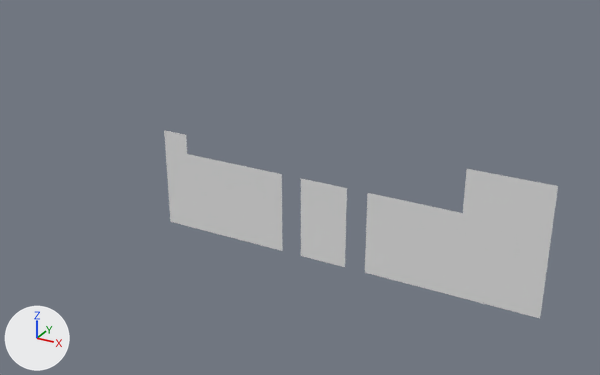
An edit to the OBJ model Assets/Tiled2Unity/Meshes/ld33Tilemap.obj, drawn before and after from the same camera.
Before and after are seen from a 50 mm lens placed at (5.3, -29.4, -13.9), pointed at (-11.1, 0.3, -28.8). Lighting does not change. The marker at lower left points along +X, +Y and +Z. Where no turn or scale is listed for an object, it has been applied to the vertices.

Objects in the first picture: 'ld33Tilemap'.
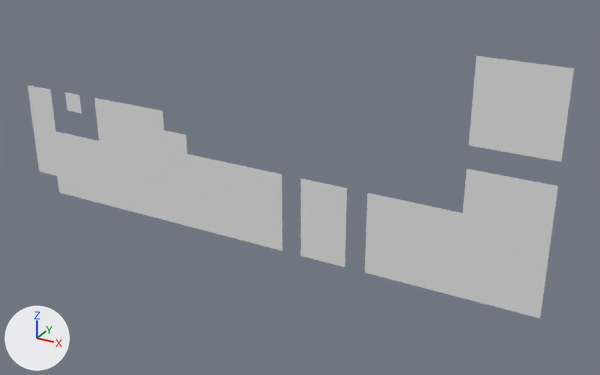
Changed parts and their boxes (x1, y1, x2, y2) in the pictures (600 x 375 px):
'ld33Tilemap', reshaped (38% wider, 39% taller)
    before: (164, 130, 558, 318)
    after: (28, 56, 574, 318)
part 1 of me_ld33tilemap, added
    after: (469, 56, 574, 162)
part 2 of me_ld33tilemap, added
    after: (65, 92, 81, 113)
part 3 of me_ld33tilemap, added
    after: (28, 85, 170, 221)

What the commit changed:
me_ld33tilemap is used by ob_ld33tilemap; location (0.0, 0.0, 0.0).
me_ld33tilemap had 789 vertices, 690 faces and spanned x -18.2..0.0, y 0.0, z -32.0..-26.2.
me_ld33tilemap now has 1397 vertices, 1231 faces and spans x -26.9..0.0, y 0.0, z -32.0..-21.8.
me_ld33tilemap part 1: a new loose piece of 144 vertices spanning x -3.5..0.0, y 0.0, z -25.3..-21.8.
me_ld33tilemap part 2: a new loose piece of 16 vertices spanning x -24.3..-23.4, y 0.0, z -27.2..-26.2.
me_ld33tilemap part 3: 448 vertices added at x -26.9..-18.2, y 0.0, z -32.0..-26.2.
